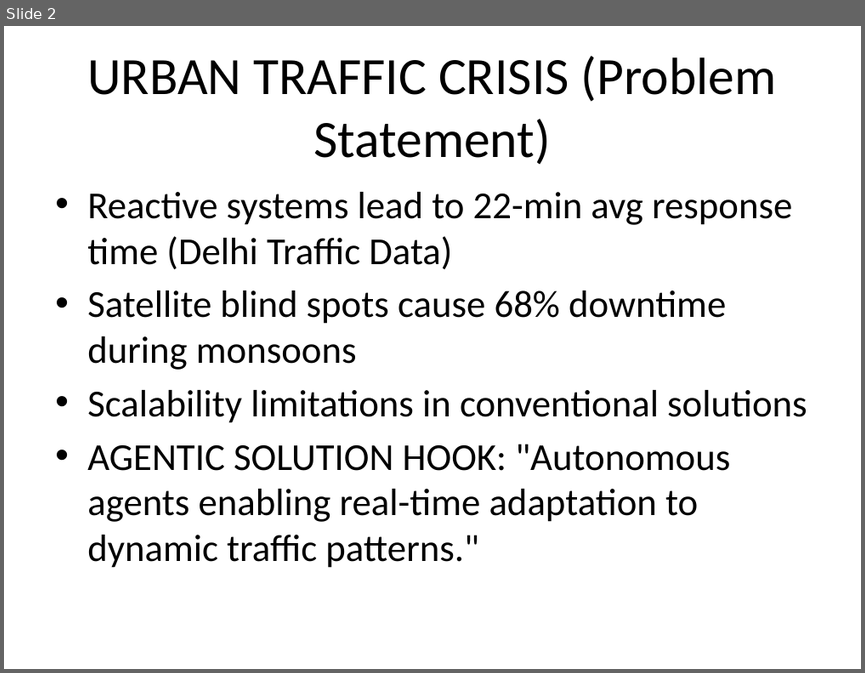
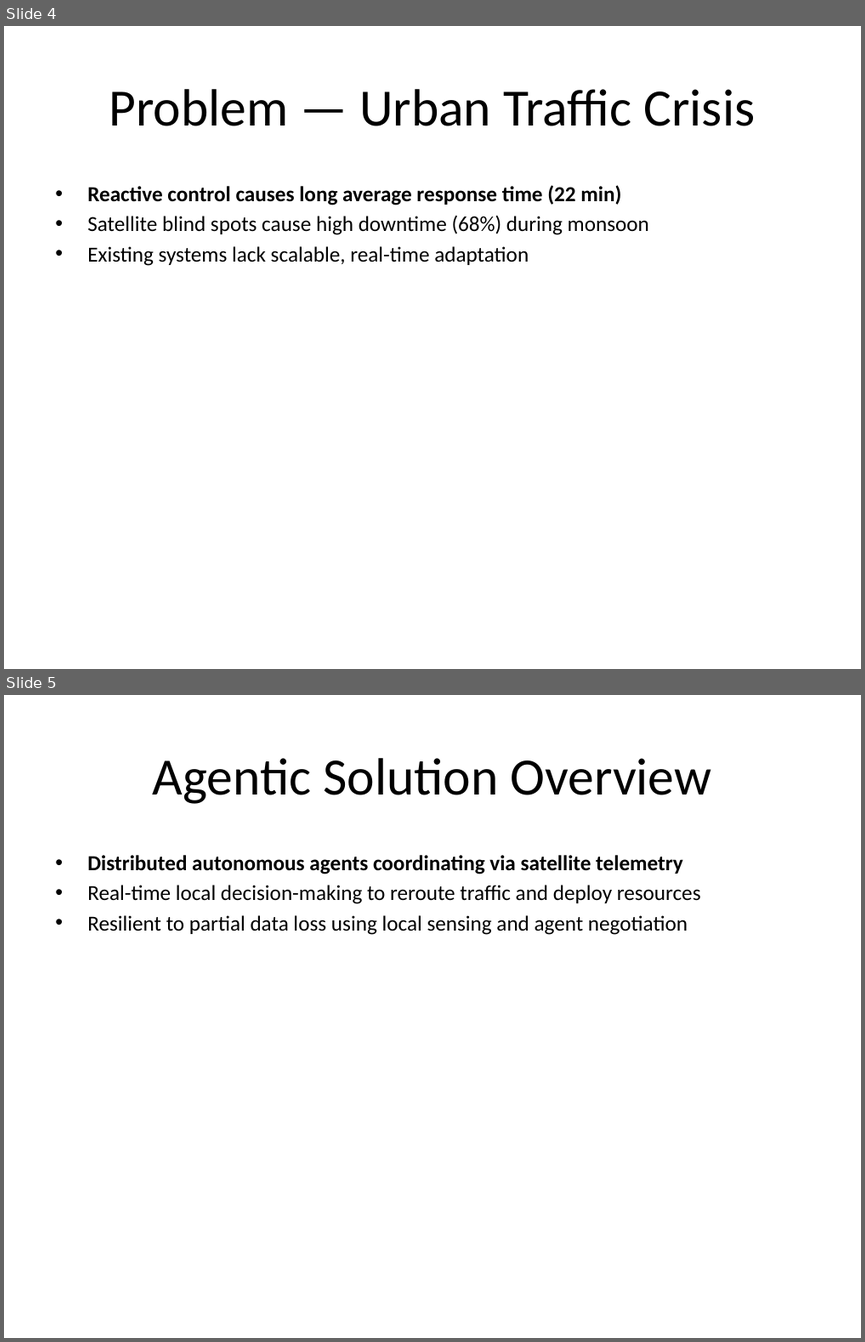
Before and after one commit to 23Amansharma/agentic-ai-ppt-generator, a slide deck: Agentic_AI_Traffic_Management_Hackathon_2025.pptx. Shown one above the other, each under a label of ours: slide 2 before the commit, slides 4 and 5 after it. The pictures are 865x673 and 865x1342 pixels, drawn with LibreOffice and Linux fonts; fonts in the diff are those of the drawing. Boxes give left, top, right and bottom in pixels: in the first picture for what was removed or moved away, otherwise in the second. Text is boxed around its words. In the diff, an @@ line names an element or a change of style, - is before the commit and + after.

```diff
--- a/Agentic_AI_Traffic_Management_Hackathon_2025.pptx
+++ b/Agentic_AI_Traffic_Management_Hackathon_2025.pptx
@@ slide 5 added at bbox=[4, 695, 861, 1338], background #FFFFFF @@
@@ title added at bbox=[153, 758, 712, 804], 44 pt, text #000000 @@
+Agentic Solution Overview
@@ text added at bbox=[87, 855, 701, 935], 18 pt, text #000000 @@
+• Distributed autonomous agents coordinating via satellite telemetry
+• Real-time local decision-making to reroute traffic and deploy resources
+• Resilient to partial data loss using local sensing and agent negotiation
@@ what was slide 2 is now slide 4 @@
@@ slide 4 changed as well @@
@@ title at bbox=[109, 89, 755, 126]: text changed @@
-URBAN TRAFFIC CRISIS (Problem Statement)
+Problem — Urban Traffic Crisis
@@ text at bbox=[87, 185, 649, 266]: text changed; size 32 to 18 pt @@
-• Reactive systems lead to 22-min avg response time (Delhi Traffic Data)
-• Satellite blind spots cause 68% downtime during monsoons
-• Scalability limitations in conventional solutions
-• AGENTIC SOLUTION HOOK: "Autonomous agents enabling real-time adaptation to dynamic traffic patterns."
+• Reactive control causes long average response time (22 min)
+• Satellite blind spots cause high downtime (68%) during monsoon
+• Existing systems lack scalable, real-time adaptation
```
Also in this commit, not shown: 1 other slide changed, 6 other slides added, 2 other files.
